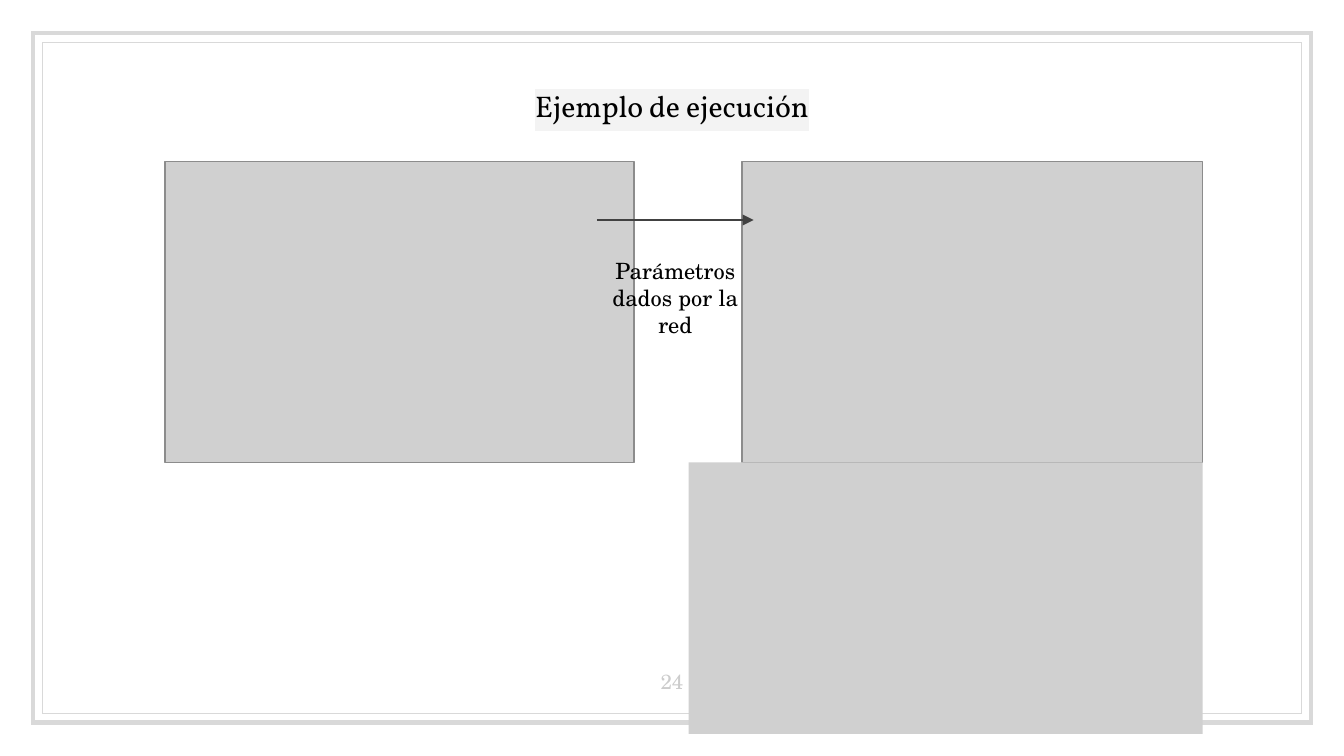
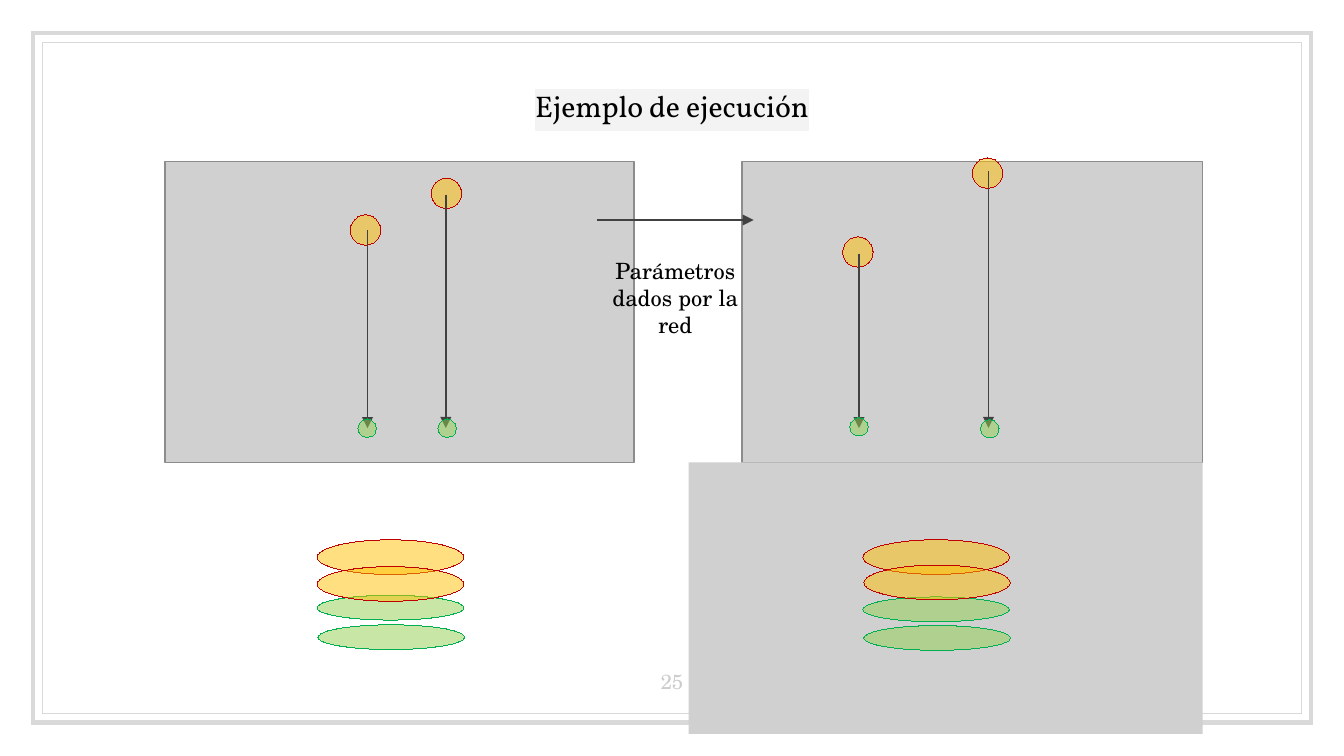
Before and after one commit to bserranoanton/TFG-mates, a slide deck: slide 25 of Defensa/transparenciasDefensa.pptx (slide 24 before the commit). Drawn at 1344x756 pixels with LibreOffice and Linux fonts; fonts in the diff are those of the drawing; grey boxes stand for pictures. Boxes give left, top, right and bottom in pixels: in the first picture for what was removed or moved away, otherwise in the second. Text is boxed around its words. In the diff, an @@ line names an element or a change of style, - is before the commit and + after.

```diff
--- a/Defensa/transparenciasDefensa.pptx
+++ b/Defensa/transparenciasDefensa.pptx
@@ ellipse added at box(431, 179, 462, 210), fill #FFC000 at 50% opacity, outline #C00000 0.75 pt @@
@@ ellipse added at box(972, 159, 1003, 190), fill #FFC000 at 50% opacity, outline #C00000 0.75 pt @@
@@ arrow added from (988, 171) to (988, 427), #424242 0.75 pt @@
@@ arrow added from (446, 195) to (446, 427), #424242 0.75 pt @@
@@ ellipse added at box(351, 215, 382, 246), fill #FFC000 at 50% opacity, outline #C00000 0.75 pt @@
@@ arrow added from (367, 230) to (367, 429), #424242 0.75 pt @@
@@ ellipse added at box(843, 237, 874, 267), fill #FFC000 at 50% opacity, outline #C00000 0.75 pt @@
@@ arrow added from (859, 254) to (859, 429), #424242 0.75 pt @@
@@ ellipse added at box(358, 419, 376, 438), fill #92D050 at 50% opacity, outline #00B050 0.75 pt @@
@@ ellipse added at box(438, 419, 457, 438), fill #92D050 at 50% opacity, outline #00B050 0.75 pt @@
@@ ellipse added at box(849, 418, 868, 437), fill #92D050 at 50% opacity, outline #00B050 0.75 pt @@
@@ ellipse added at box(981, 419, 1000, 438), fill #92D050 at 50% opacity, outline #00B050 0.75 pt @@
@@ ellipse added at box(317, 540, 464, 575), fill #FFC000 at 50% opacity, outline #C00000 0.75 pt @@
@@ ellipse added at box(317, 567, 464, 602), fill #FFC000 at 50% opacity, outline #C00000 0.75 pt @@
@@ ellipse added at box(863, 540, 1009, 575), fill #FFC000 at 50% opacity, outline #C00000 0.75 pt @@
@@ ellipse added at box(864, 566, 1011, 601), fill #FFC000 at 50% opacity, outline #C00000 0.75 pt @@
@@ ellipse added at box(317, 595, 464, 620), fill #92D050 at 50% opacity, outline #00B050 0.75 pt @@
@@ ellipse added at box(863, 597, 1009, 621), fill #92D050 at 50% opacity, outline #00B050 0.75 pt @@
@@ ellipse added at box(319, 625, 465, 649), fill #92D050 at 50% opacity, outline #00B050 0.75 pt @@
@@ ellipse added at box(864, 626, 1011, 650), fill #92D050 at 50% opacity, outline #00B050 0.75 pt @@
@@ page number at box(661, 675, 684, 689): text changed @@
-24
+25
```
Also in this commit, not shown: 3 slides added, 28 slides removed, 5 other files.
